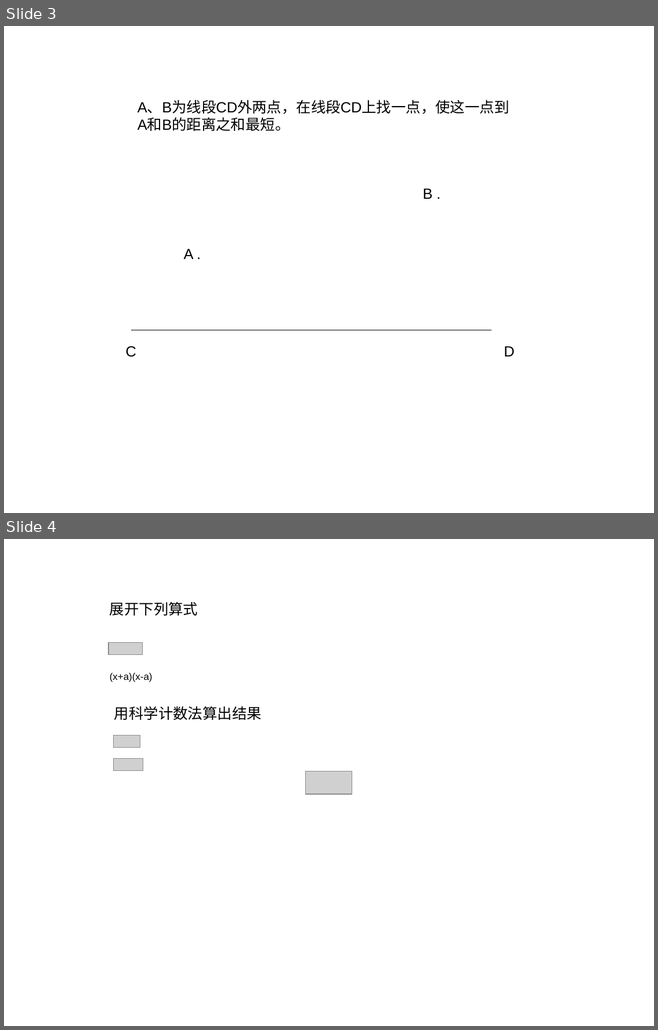
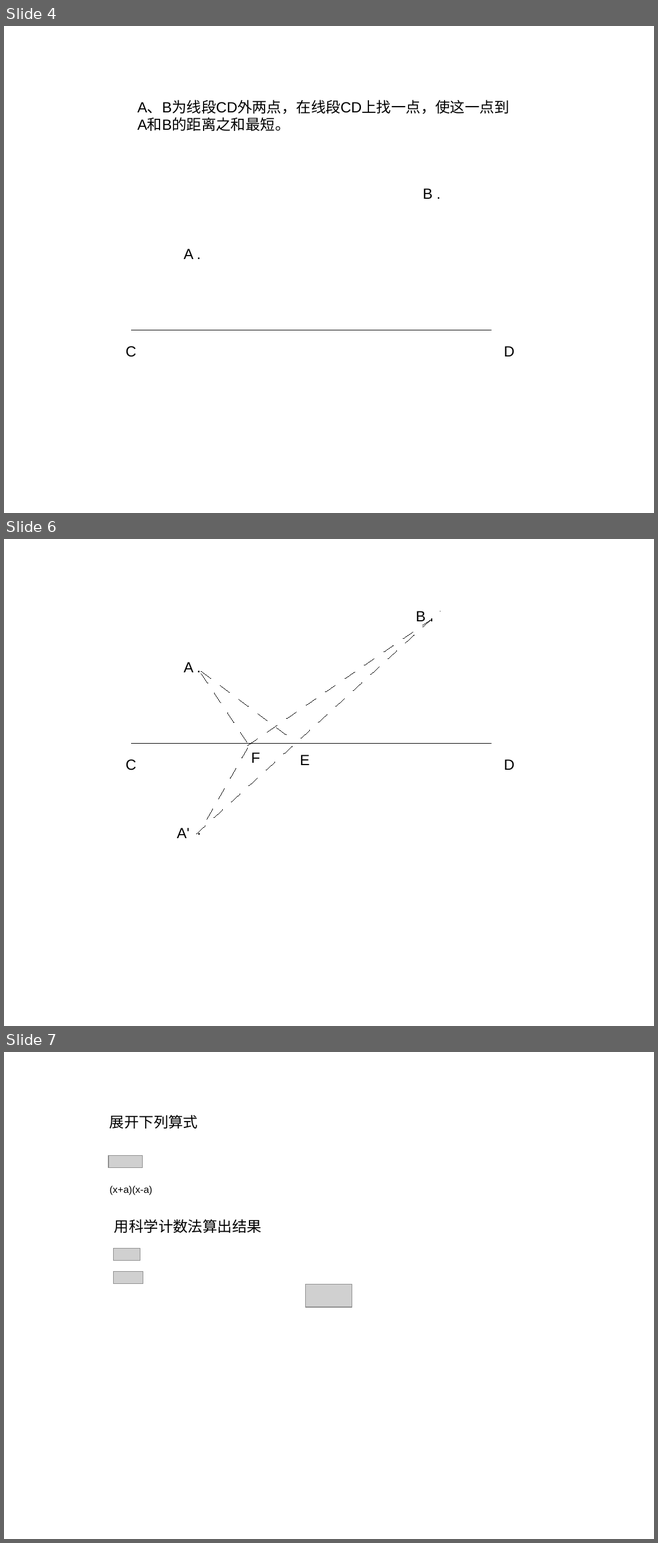
Before and after one commit to ericzhang/english-math, a slide deck: 2025-07-30/2025-07-30-math.odp. Shown one above the other, each under a label of ours: slides 3 and 4 before the commit, slides 4, 6 and 7 after it; the slides between them are not shown. The pictures are 658x1030 and 658x1543 pixels, drawn with LibreOffice and Linux fonts; fonts in the diff are those of the drawing; grey boxes stand for pictures; background and template pictures are left out. Boxes give left, top, right and bottom in pixels: in the first picture for what was removed or moved away, otherwise in the second. Text is boxed around its words. In the diff, an @@ line names an element or a change of style, - is before the commit and + after.

```diff
--- a/2025-07-30/2025-07-30-math.odp
+++ b/2025-07-30/2025-07-30-math.odp
@@ slide 6 added at <box>4,539,654,1026</box>, background #FFFFFF @@
@@ line added from (197, 834) to (440, 611), #000000 0 pt @@
@@ line added from (248, 745) to (433, 618), #000000 0 pt @@
@@ text added at <box>416,611,426,624</box>, 18 pt, text #000000 @@
+B .
@@ text added at <box>184,662,194,672</box>, 18 pt, text #000000 @@
+A .
@@ line added from (201, 674) to (248, 743), #000000 0 pt @@
@@ line added from (201, 671) to (294, 741), #000000 0 pt @@
@@ line added from (132, 743) to (492, 743), #000000 0 pt @@
@@ text added at <box>126,759,136,770</box>, 18 pt, text #000000 @@
+C
@@ line added from (248, 748) to (201, 829), #000000 0 pt @@
@@ text added at <box>251,752,260,763</box>, 18 pt, text #000000 @@
+F
@@ text added at <box>300,755,310,765</box>, 18 pt, text #000000 @@
+E
@@ text added at <box>503,759,514,770</box>, 18 pt, text #000000 @@
+D
@@ text added at <box>177,828,190,838</box>, 18 pt, text #000000 @@
+A'
@@ text added at <box>191,817,208,839</box>, 18 pt, text #000000 @@
+.
@@ what was slide 3 is now slide 4 @@
@@ what was slide 4 is now slide 7 @@
```
Also in this commit, not shown: 2 other slides added, 68 other files.
